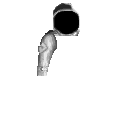
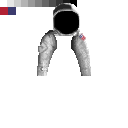
Comparing the layer stacks of the two w=128, h=128 images. Changes:
showed group "Arm_R" (4 layers) over [71, 33, 91, 76]
added layer "Arm_R_D1" in group "Arm_R" over [78, 33, 86, 41]
added layer "Arm_R_S1 #1" in group "Arm_R" over [71, 33, 91, 76]
added layer "Arm_R_C1 #1" in group "Arm_R" over [71, 33, 91, 76]
"Arm_L_D1": opacity 100% → 91% over [38, 43, 49, 72]
painted on "Arm_L_S1" over [38, 34, 55, 66]
hid group "Torso" (2 layers) over [46, 33, 86, 74]
added layer "Pallet" above "Background" over [0, 0, 77, 15]
